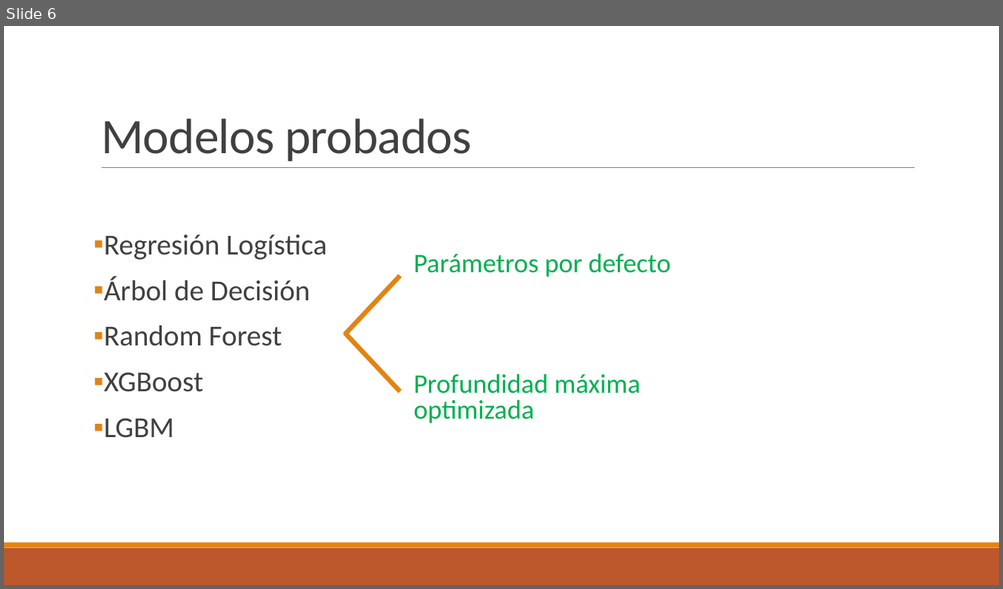
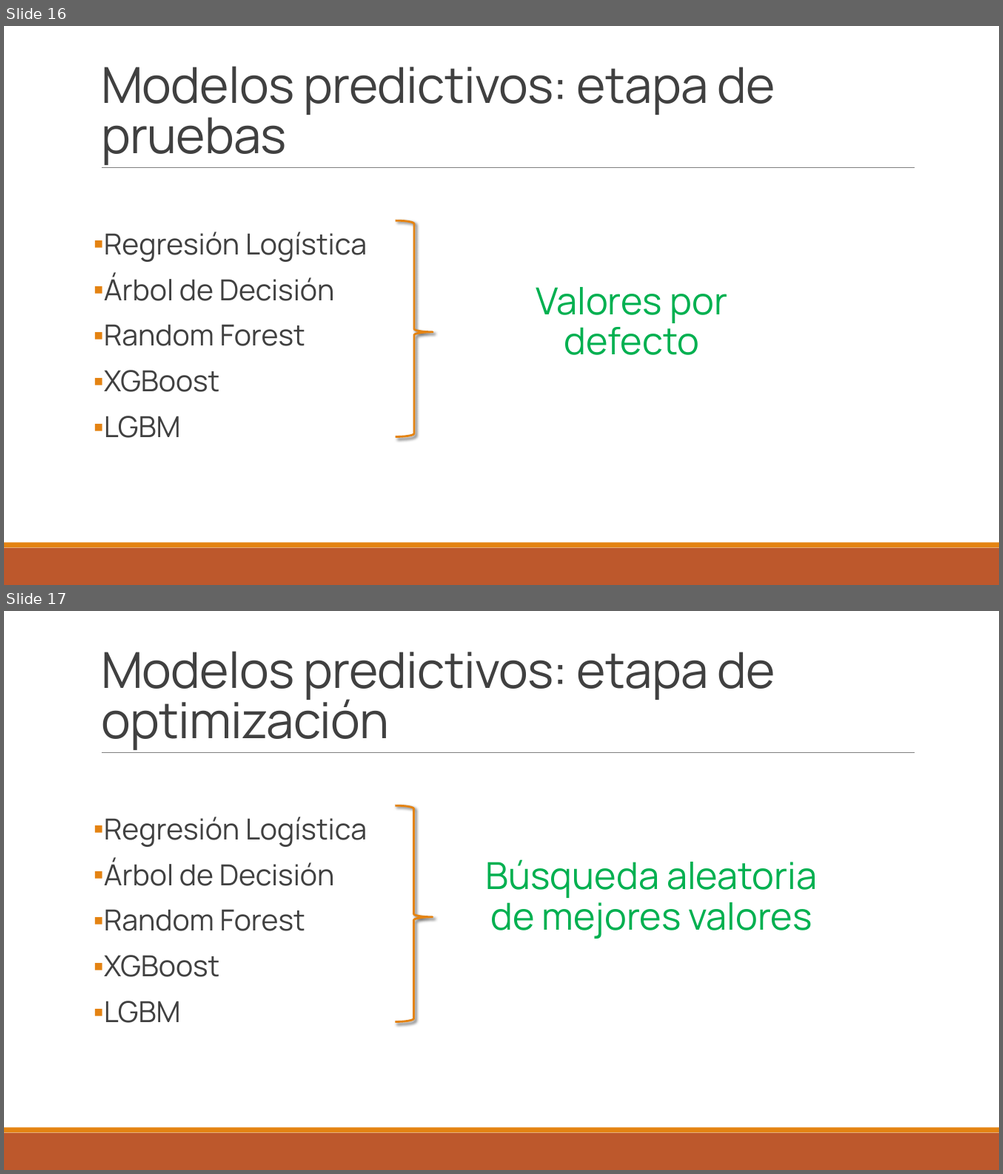
Before and after one commit to sordenesf/Heart-Disease, a slide deck: Presentación Indicators of Heart Diseases.pptx. Shown one above the other, each under a label of ours: slide 6 before the commit, slides 16 and 17 after it. The pictures are 1003x589 and 1003x1174 pixels, drawn with LibreOffice and Linux fonts; fonts in the diff are those of the drawing. Boxes give left, top, right and bottom in pixels: in the first picture for what was removed or moved away, otherwise in the second. Text is boxed around its words. In the diff, an @@ line names an element or a change of style, - is before the commit and + after.

```diff
--- a/Presentación Indicators of Heart Diseases.pptx
+++ b/Presentación Indicators of Heart Diseases.pptx
@@ slide 17 added at box(4, 611, 999, 1170), background #FFFFFF; not listed: 3 template elements that a slide beside it also shows @@
@@ title added at box(101, 651, 775, 750), 48 pt, text #404040 @@
+Modelos predictivos: etapa de optimización
@@ right brace added at box(395, 806, 432, 1022), outline #E48312 2 pt @@
@@ text added at box(104, 817, 367, 1023), 28 pt, text #404040 @@
+▪ Regresión Logística
+▪ Árbol de Decisión
+▪ Random Forest
+▪ XGBoost
+▪ LGBM
@@ text added at box(486, 860, 817, 939), 36 pt, text #00B050 @@
+Búsqueda aleatoria de mejores valores
@@ what was slide 6 is now slide 16 @@
@@ slide 16 changed as well @@
@@ title at box(101, 66, 775, 165): text changed; font Calibri to Manrope @@
-Modelos probados
+Modelos predictivos: etapa de pruebas
@@ text "Regresión Logística" at box(104, 232, 367, 438): font Calibri to Manrope @@
@@ right brace added at box(395, 221, 433, 437), outline #E48312 2 pt @@
@@ line removed from (345, 335) to (400, 276) @@
@@ text at box(535, 287, 727, 355): text changed; size 25.9 to 36 pt; font Calibri to Manrope @@
-Parámetros por defecto
-Profundidad máxima optimizada
+Valores por defecto
@@ line removed from (345, 333) to (400, 392) @@
```
Also in this commit, not shown: 4 other slides changed, 21 other slides added, 4 slides removed.
